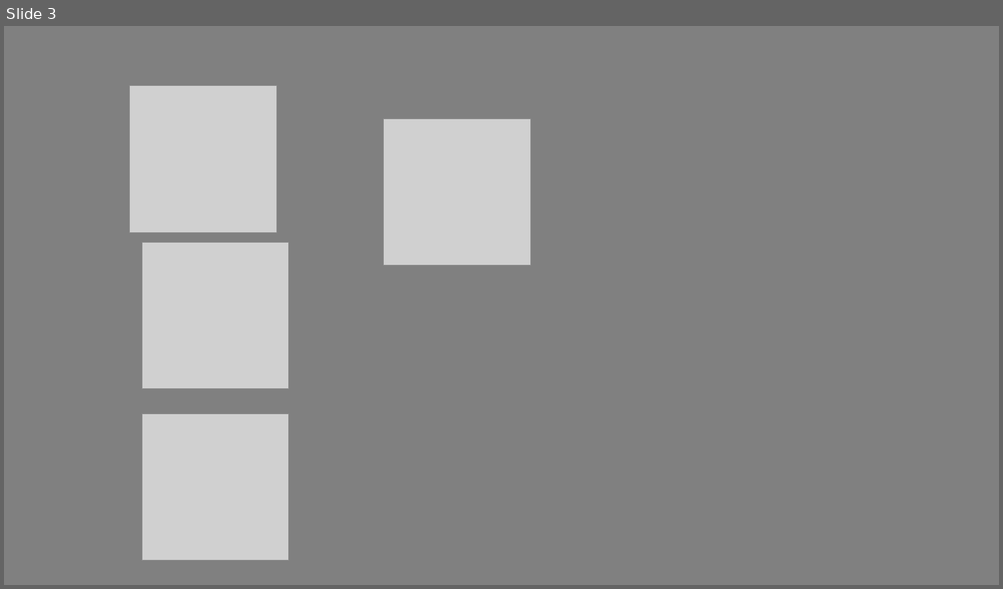
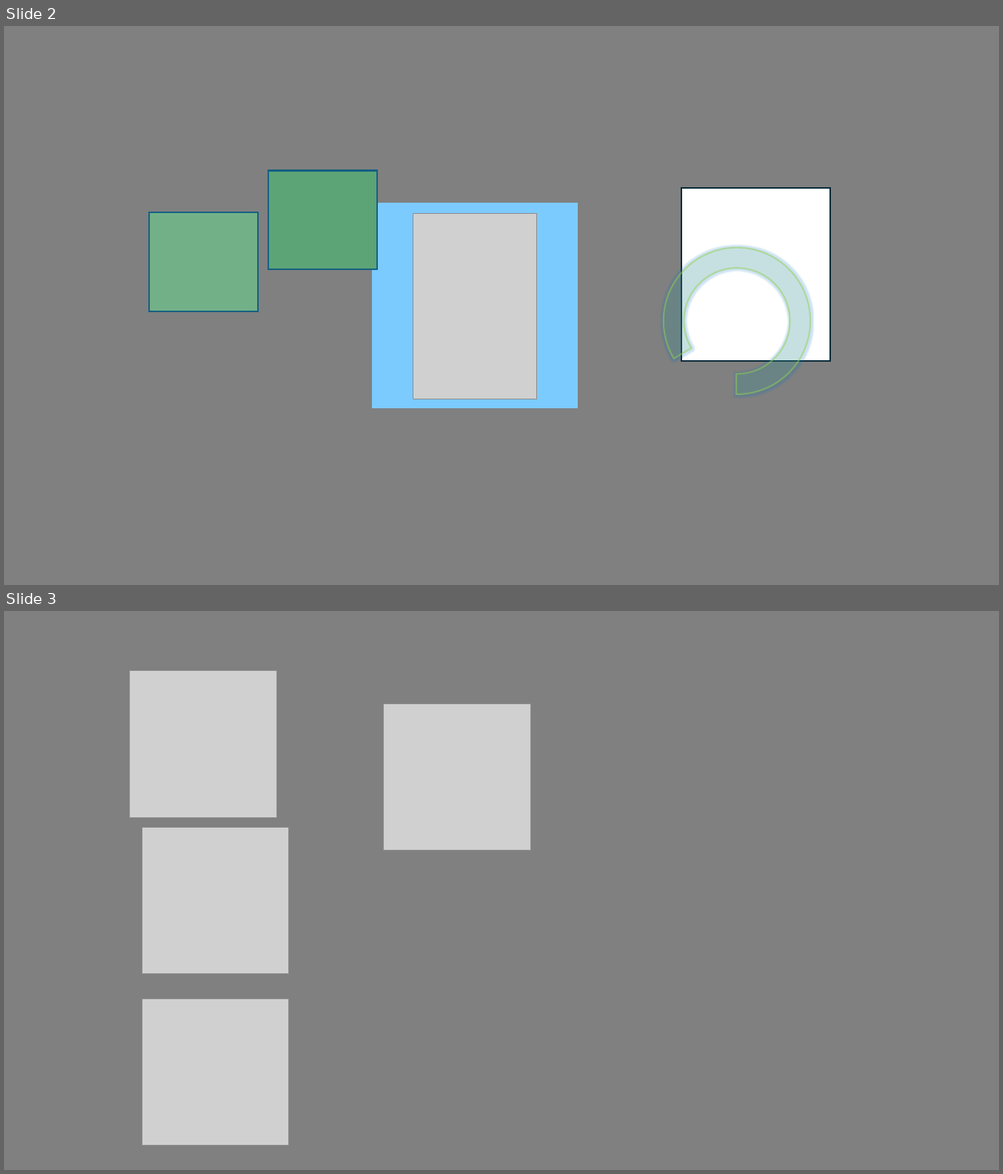
Before and after one commit to SWPP-2025SPRING/team-project-for-2025-spring-swpp-team-06, a slide deck: RawImages/imagePPT.pptx. Shown one above the other, each under a label of ours: slide 3 before the commit, slides 2 and 3 after it. The pictures are 1003x589 and 1003x1174 pixels, drawn with LibreOffice and Linux fonts; fonts in the diff are those of the drawing; grey boxes stand for pictures; background and template pictures are left out. Boxes give left, top, right and bottom in pixels: in the first picture for what was removed or moved away, otherwise in the second. Text is boxed around its words. In the diff, an @@ line names an element or a change of style, - is before the commit and + after.

```diff
--- a/RawImages/imagePPT.pptx
+++ b/RawImages/imagePPT.pptx
@@ slide 2 added at (4, 26, 999, 585), background picture (left out) @@
@@ rectangle added at (268, 171, 377, 269), fill #5CA476, outline #156082 1.5 pt @@
@@ rectangle added at (372, 203, 578, 409), fill #7CCBFF @@
@@ rectangle added at (681, 188, 830, 361), fill #FFFFFF, outline #092A39 1.5 pt @@
@@ rectangle added at (149, 212, 258, 311), fill #72B088, outline #156082 1.5 pt @@
@@ picture added at (413, 214, 537, 400) @@
@@ arch (boxed as its full ring) added at (643, 227, 832, 416), fill #92D050 at 10% opacity, outline #92D050 1.5 pt @@
```
Also in this commit, not shown: 1 slide changed, 1 slide removed, 12 other files.
